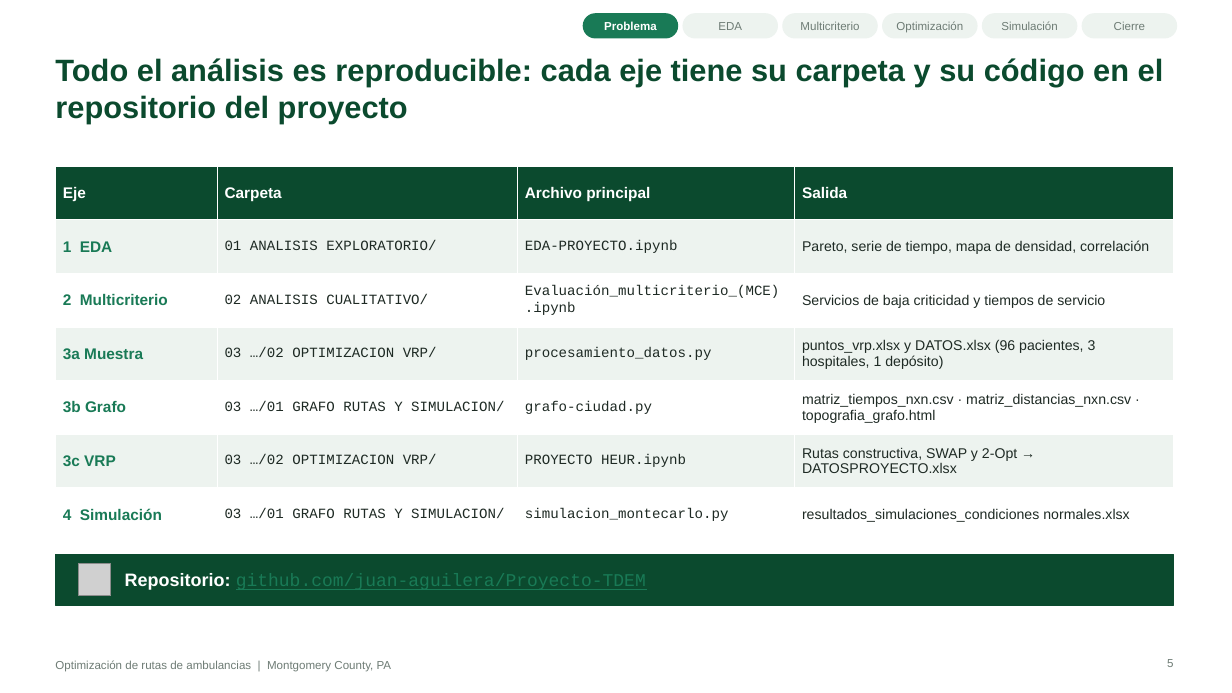
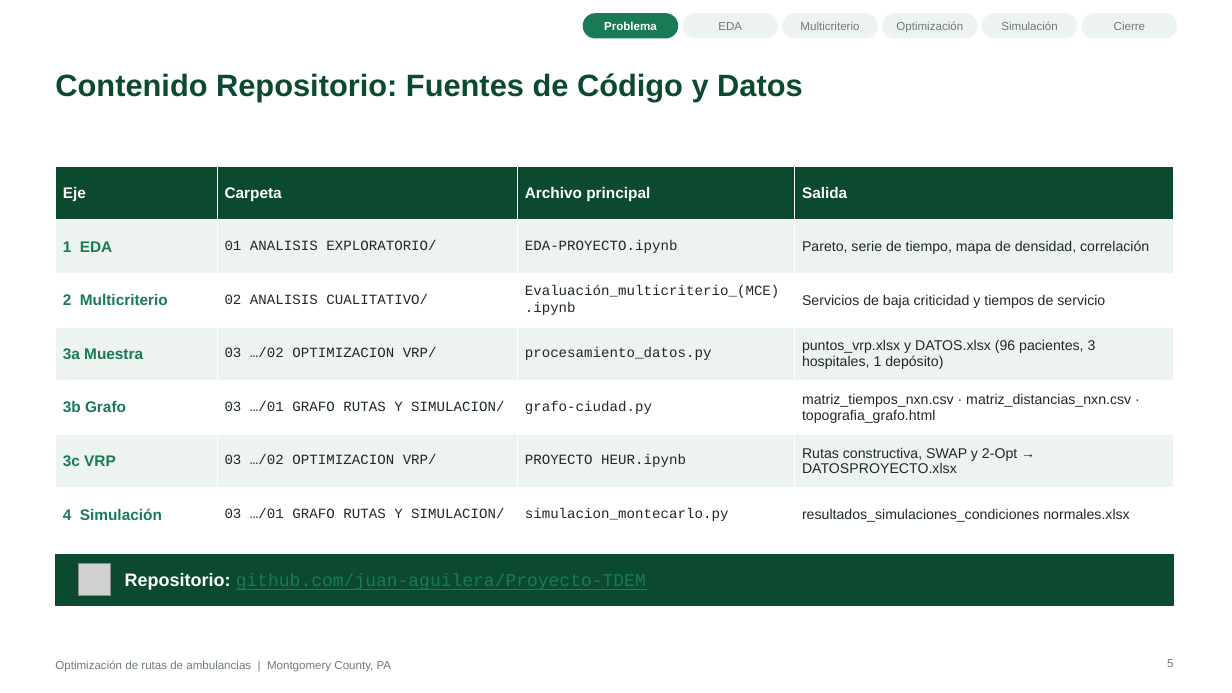
Before and after one commit to juan-aguilera/Proyecto-TDEM, a slide deck: slide 5 of Presentacion_Rutas_Ambulancias.pptx. Drawn at 1232x693 pixels with LibreOffice and Linux fonts; fonts in the diff are those of the drawing; grey boxes stand for pictures. Boxes give left, top, right and bottom in pixels: in the first picture for what was removed or moved away, otherwise in the second. Text is boxed around its words. In the diff, an @@ line names an element or a change of style, - is before the commit and + after.

```diff
--- a/Presentacion_Rutas_Ambulancias.pptx
+++ b/Presentacion_Rutas_Ambulancias.pptx
@@ title at (55, 73, 803, 102): text changed @@
-Todo el análisis es reproducible: cada eje tiene su carpeta y su código en el repositorio del proyecto
+Contenido Repositorio: Fuentes de Código y Datos
```
Also in this commit, not shown: 15 other slides changed.
